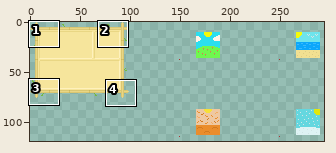
Sprite sheet, stored at Assets/Sprites/HUD/HUD Hora.png. Above: a wide view before the commit, with the close-up outlined.
Close-up. Before the commit:
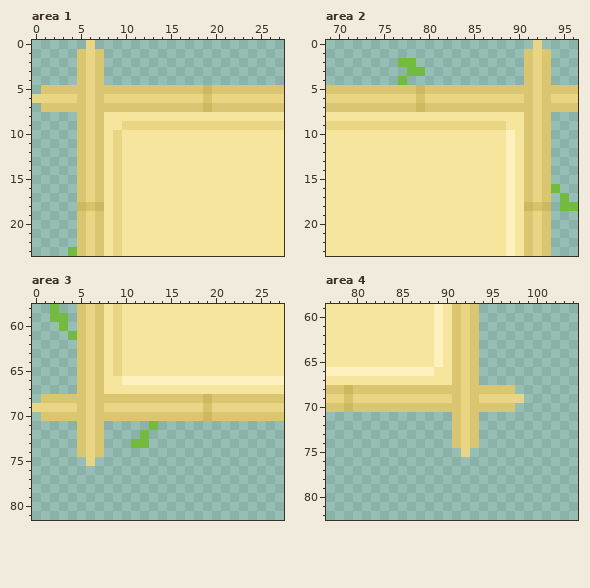
The file is 299x153 pixels. Colours within 5 levels of each other are drawn and written as one. Shown: area 1: x 0..27, y 0..23; area 2: x 69..96, y 0..23; area 3: x 0..27, y 58..81; area 4: x 77..104, y 59..82. The wide view leaves out empty margins.
The result:
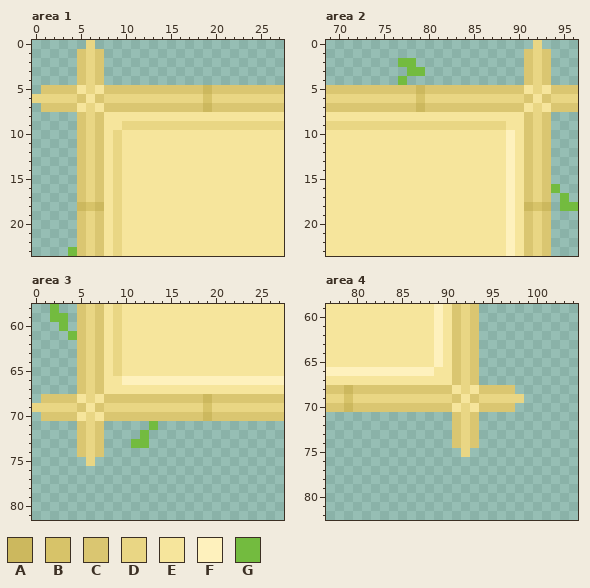
Palette (. is transparent): A #ccb85e  B #d7c369  C #dac671  D #e9d684  E #f6e59c  F #fef1bd  G #73bb3f
The edit:
Area 1:
Colour C gives way to colour E in row 5 at x 5 and 7; in row 7 at x 5 and 7.
Colour D gives way to colour E in row 6 at x 6.
Area 2:
Colour C gives way to colour E in row 5 at x 91 and 93; in row 7 at x 91 and 93.
Colour D gives way to colour E in row 6 at x 92.
Area 3:
Colour C gives way to colour E in row 68 at x 5 and 7; in row 70 at x 5 and 7.
Colour D gives way to colour E in row 69 at x 6.
Area 4:
Colour C gives way to colour E in row 68 at x 91 and 93; in row 70 at x 91 and 93.
Colour D gives way to colour E in row 69 at x 92.
Pixel boxes of the changes (left, top, right, bottom) in both close-ups:
changed: (77, 85, 104, 112)
changed: (524, 85, 551, 112)
changed: (77, 394, 104, 421)
changed: (452, 385, 479, 412)
